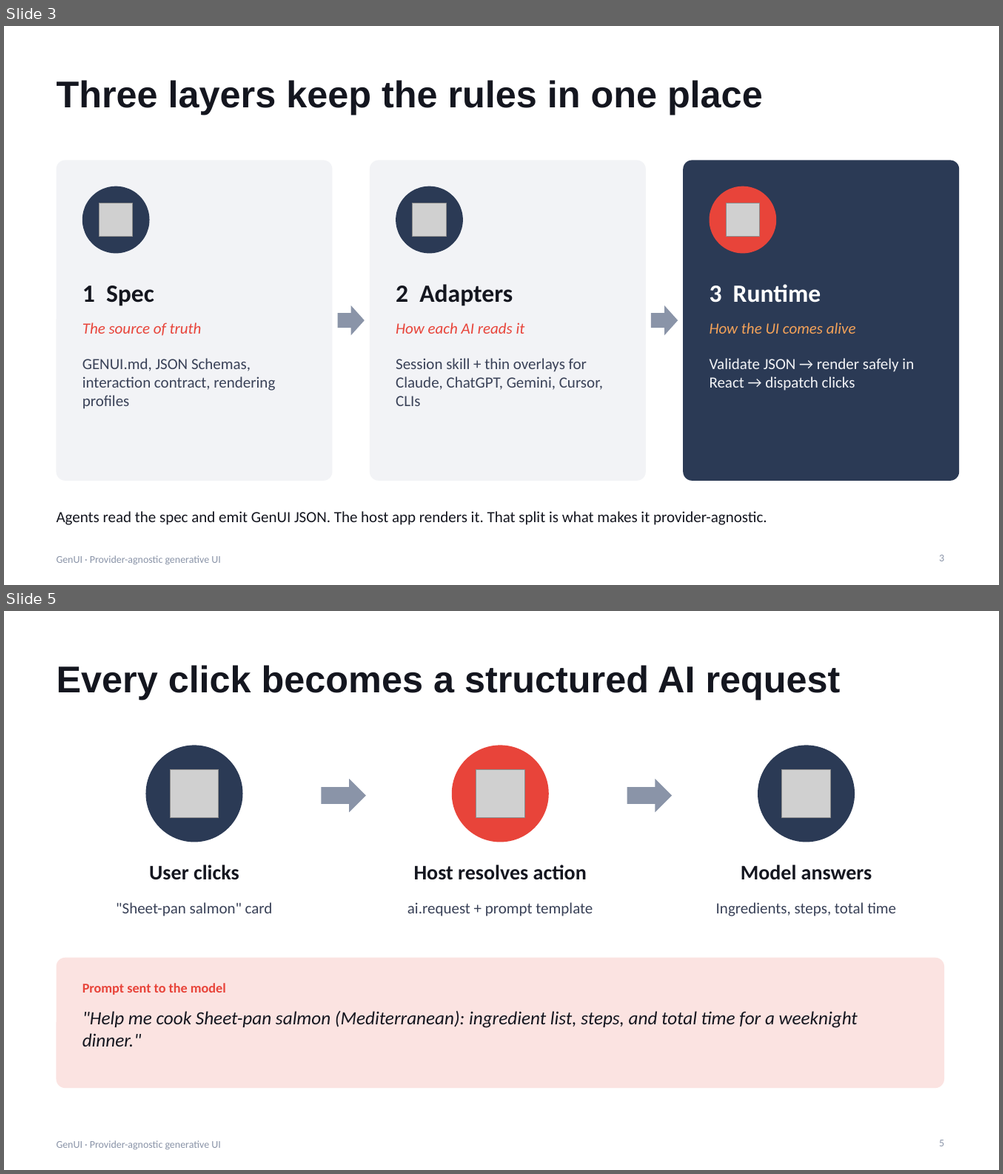
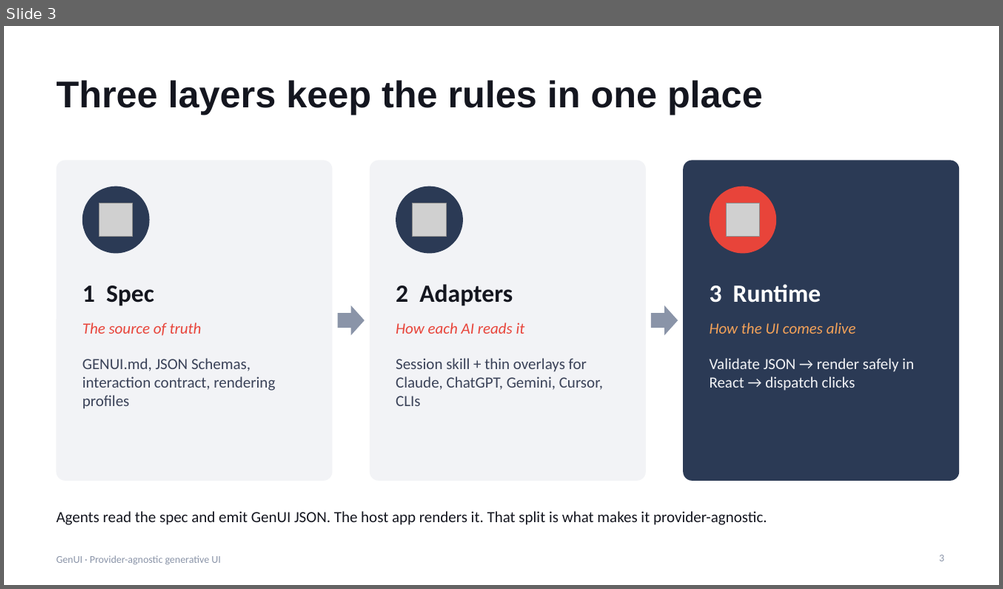
Before and after one commit to noahtan917/gen-ui, a slide deck: docs/GenUI-Presentation.pptx. Shown one above the other, each under a label of ours: slides 3 and 5 before the commit, slide 3 after it; the slides between them are not shown. The pictures are 1003x1174 and 1003x589 pixels, drawn with LibreOffice and Linux fonts; fonts in the diff are those of the drawing; grey boxes stand for pictures. Boxes give left, top, right and bottom in pixels: in the first picture for what was removed or moved away, otherwise in the second. Text is boxed around its words. In the diff, an @@ line names an element or a change of style, - is before the commit and + after.

Commit message:
Update presentation slides to reflect findings from manual testing of GenUI across various chat hosts. Enhance documentation with detailed observations on installation issues, UI rendering limitations, and interaction semantics. Revise slide titles and content for clarity, ensuring accurate representation of capabilities and constraints for each provider. Include new insights on the persistent Claude Skill and the necessity of raw URL installs for optimal functionality.

```diff
--- a/docs/GenUI-Presentation.pptx
+++ b/docs/GenUI-Presentation.pptx
@@ slide 5 removed at (x1=4, y1=611, x2=999, y2=1170), background #FFFFFF; not listed: 1 template element that a slide beside it also shows @@
@@ title removed at (x1=57, y1=665, x2=840, y2=700) @@
-Every click becomes a structured AI request
@@ ellipse removed at (x1=146, y1=745, x2=243, y2=843) @@
@@ ellipse removed at (x1=452, y1=745, x2=549, y2=843) @@
@@ ellipse removed at (x1=757, y1=745, x2=854, y2=843) @@
@@ picture removed at (x1=170, y1=769, x2=219, y2=817) @@
@@ right arrow removed at (x1=321, y1=779, x2=366, y2=812) @@
@@ picture removed at (x1=476, y1=769, x2=525, y2=817) @@
@@ right arrow removed at (x1=627, y1=779, x2=671, y2=812) @@
@@ picture removed at (x1=782, y1=769, x2=831, y2=817) @@
@@ text removed at (x1=149, y1=865, x2=239, y2=880) @@
-User clicks
@@ text removed at (x1=414, y1=865, x2=586, y2=880) @@
-Host resolves action
@@ text removed at (x1=740, y1=865, x2=872, y2=880) @@
-Model answers
@@ text removed at (x1=116, y1=903, x2=273, y2=917) @@
-"Sheet-pan salmon" card
@@ text removed at (x1=407, y1=903, x2=592, y2=917) @@
-ai.request + prompt template
@@ text removed at (x1=716, y1=903, x2=896, y2=917) @@
-Ingredients, steps, total time
@@ rounded rectangle removed at (x1=57, y1=958, x2=944, y2=1088) @@
@@ text removed at (x1=82, y1=983, x2=226, y2=995) @@
-Prompt sent to the model
@@ text removed at (x1=82, y1=1011, x2=857, y2=1047) @@
-"Help me cook Sheet-pan salmon (Mediterranean): ingredient list, steps, and total time for a weeknight dinner."
@@ page number removed at (x1=939, y1=1140, x2=944, y2=1147) @@
-5
```
Also in this commit, not shown: 4 slides changed, 4 slides added, 1 other slide removed, 1 other file.
